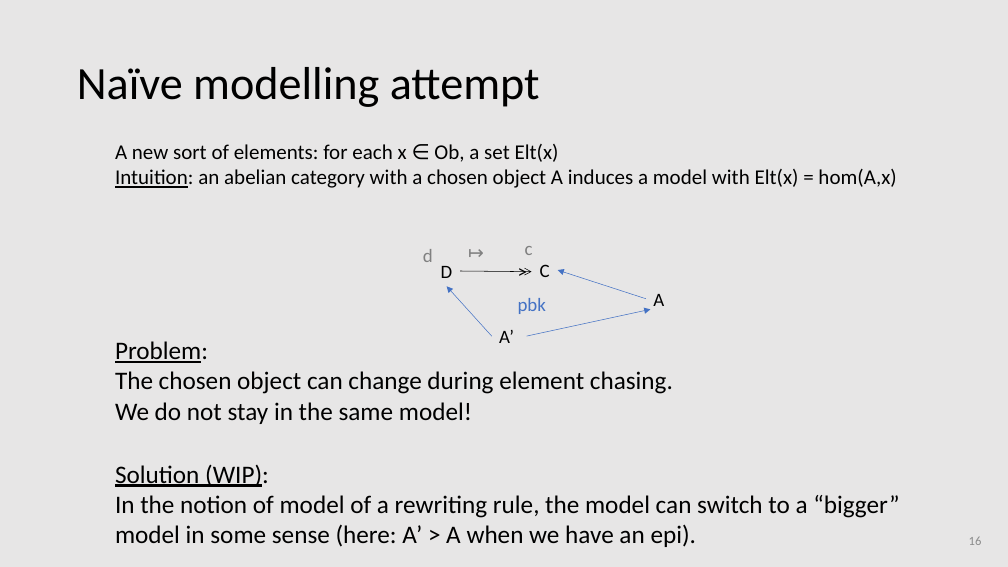
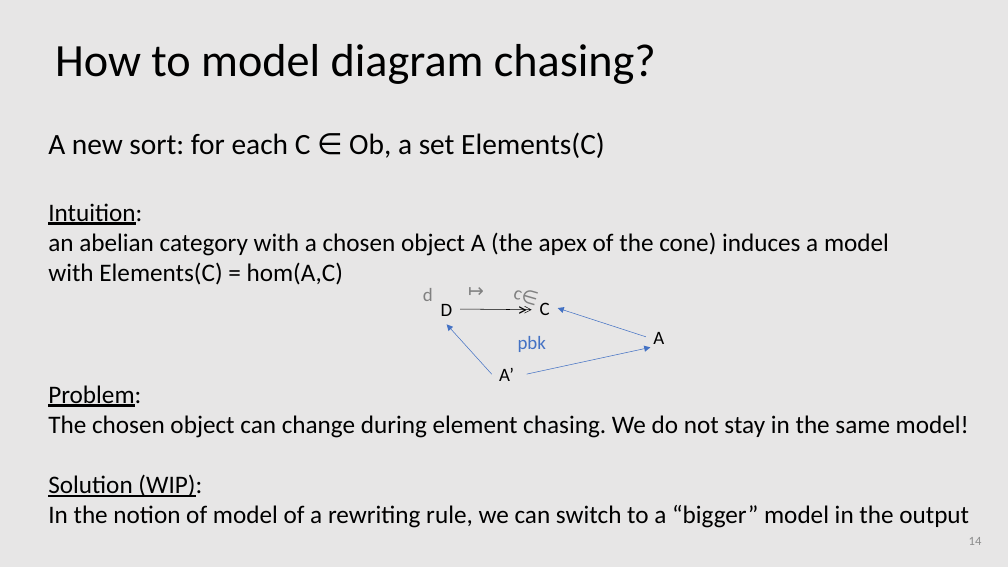
Before and after one commit to amblafont/slides, a slide deck: slide 14 of diagrammatic-reasoning/2024-november-coreact.pptx (slide 16 before the commit). Drawn at 1008x567 pixels with LibreOffice and Linux fonts; fonts in the diff are those of the drawing. Boxes give left, top, right and bottom in pixels: in the first picture for what was removed or moved away, otherwise in the second. Text is boxed around its words. In the diff, an @@ line names an element or a change of style, - is before the commit and + after.

```diff
--- a/diagrammatic-reasoning/2024-november-coreact.pptx
+++ b/diagrammatic-reasoning/2024-november-coreact.pptx
@@ title at [55,44,656,84]: text changed @@
-Naïve modelling attempt
+How to model diagram chasing?
@@ text at [48,132,889,285]: text changed; size 20 to 24 pt @@
-A new sort of elements: for each x ∈ Ob, a set Elt(x)
-Intuition: an abelian category with a chosen object A induces a model with Elt(x) = hom(A,x)
+A new sort: for each C ∈ Ob, a set Elements(C)
+Intuition:
+an abelian category with a chosen object A (the apex of the cone) induces a model with Elements(C) = hom(A,C)
@@ text "c∈" at [513,290,521,300]: rotation 0 to 16 degrees @@
@@ 3 texts, 1 arrow: place and size @@
-3 texts, 1 arrow at [447,256,664,337]
+3 texts, 1 arrow at [447,293,664,374]
@@ text at [513,290,521,300]: text changed @@
-c
+c∈
@@ 5 texts, 3 arrows: place and size @@
-5 texts, 3 arrows at [423,237,650,343]
+5 texts, 3 arrows at [423,275,650,381]
@@ text "Problem:": place and size @@
-text "Problem:" at [115,341,673,424]
+text "Problem:" at [48,385,969,438]
@@ text at [48,415,969,438]: text changed @@
-The chosen object can change during element chasing.
-We do not stay in the same model!
+The chosen object can change during element chasing. We do not stay in the same model!
@@ text "Solution (WIP):": place and size @@
-text "Solution (WIP):" at [115,464,899,547]
+text "Solution (WIP):" at [48,474,969,528]
@@ text at [48,505,969,528]: text changed @@
-In the notion of model of a rewriting rule, the model can switch to a “bigger” model in some sense (here: A’ > A when we have an epi).
+In the notion of model of a rewriting rule, we can switch to a “bigger” model in the output
```
Also in this commit, not shown: 9 other slides changed, 1 slide added, 2 slides removed.
